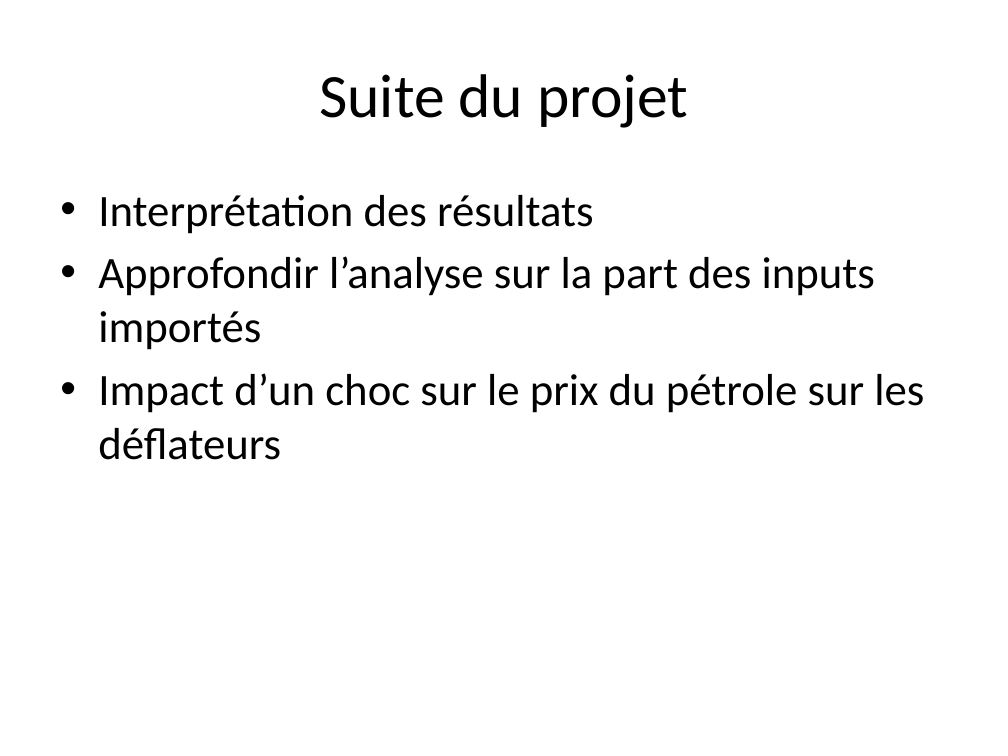
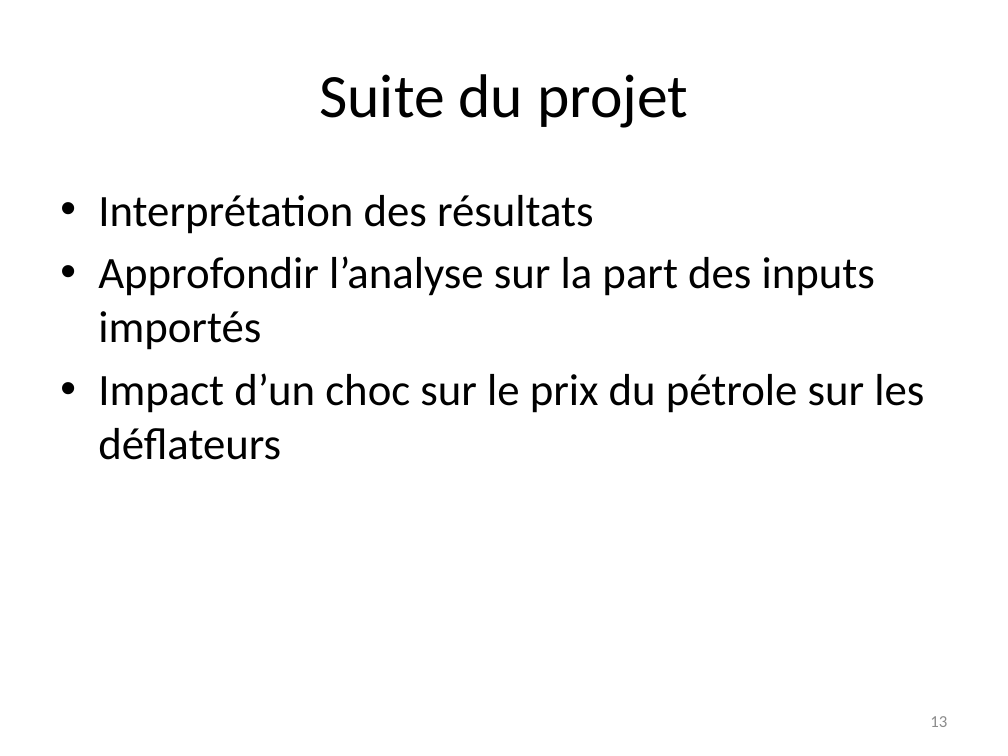
Before and after one commit to gdaudin/OFCE_CommerceVA, a slide deck: slide 13 of c17255-Point d’étape projet WIOD TIVA.pptx (slide 12 before the commit). Drawn at 1008x756 pixels with LibreOffice and Linux fonts; fonts in the diff are those of the drawing. Boxes give left, top, right and bottom in pixels: in the first picture for what was removed or moved away, otherwise in the second. Text is boxed around its words. In the diff, an @@ line names an element or a change of style, - is before the commit and + after.

```diff
--- a/c17255-Point d’étape projet WIOD TIVA.pptx
+++ b/c17255-Point d’étape projet WIOD TIVA.pptx
@@ page number added at box(930, 716, 947, 727), 12 pt, text #8C8C8C @@
+13
```
Also in this commit, not shown: 11 other slides changed, 1 slide added, 2 other files.
